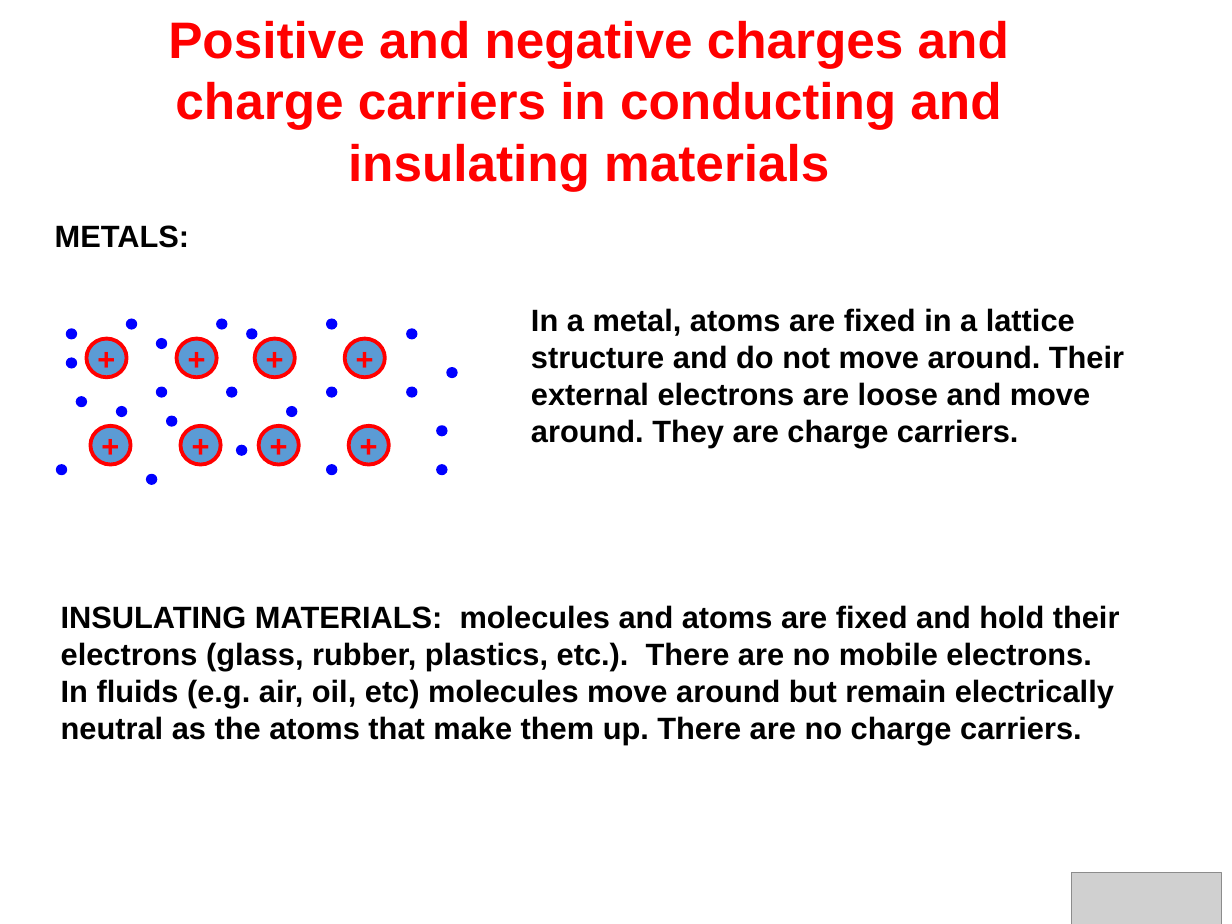
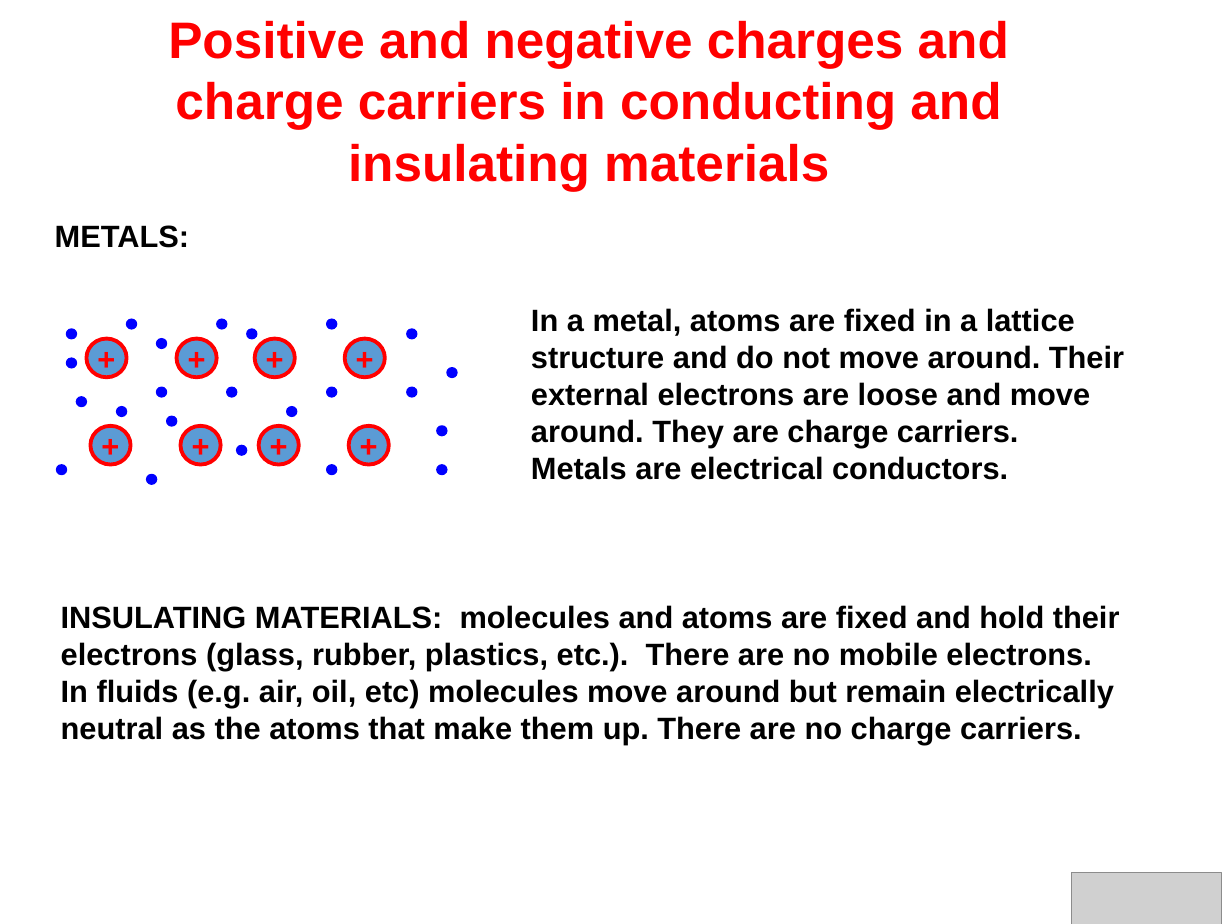
Before and after one commit to rmerletti/rmerletti.github.io, a slide deck: slide 9 of assets/pptx/en_mod03_physics_of_elementary_electric_phenomena.ppsx. Drawn at 1232x924 pixels with LibreOffice and Linux fonts; fonts in the diff are those of the drawing; grey boxes stand for pictures. Boxes give left, top, right and bottom in pixels: in the first picture for what was removed or moved away, otherwise in the second. Text is boxed around its words. In the diff, an @@ line names an element or a change of style, - is before the commit and + after.

```diff
--- a/assets/pptx/en_mod03_physics_of_elementary_electric_phenomena.ppsx
+++ b/assets/pptx/en_mod03_physics_of_elementary_electric_phenomena.ppsx
@@ text at box(531, 456, 1008, 480): paragraph added @@
+Metals are electrical conductors.
```
Also in this commit, not shown: 4 other slides changed, 8 other files.
